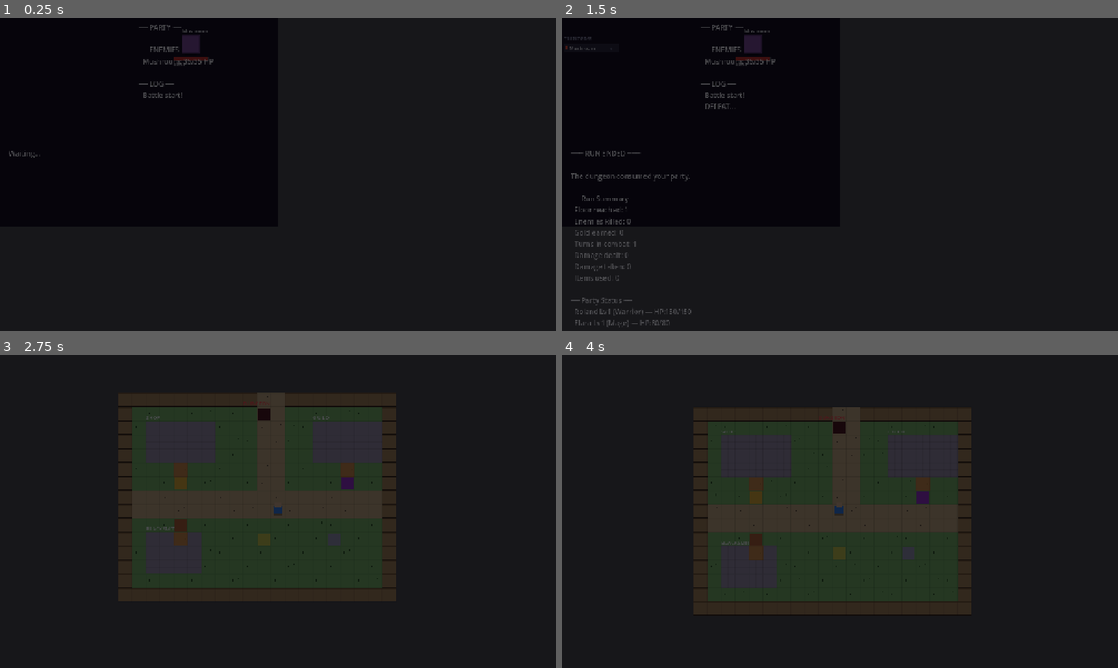
Above: before the commit, frames 1-4 (two rows, left to right).
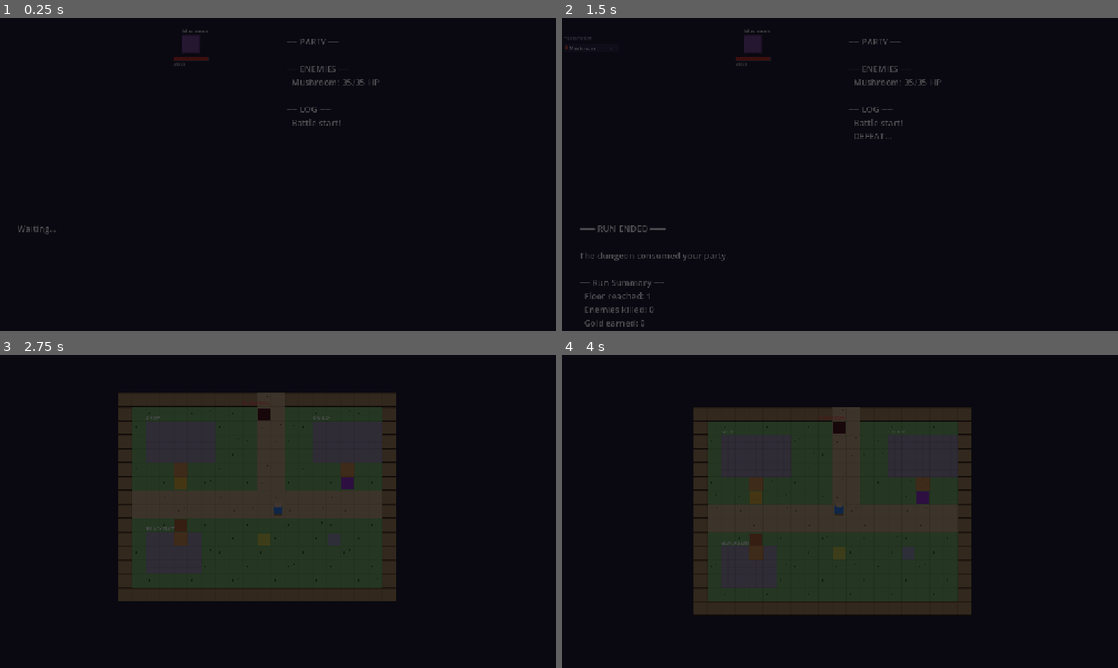
Above: after the commit, the same moments.

Repository: Uncanny177/GDscript-Dev---Prog.1
Game: Godot game, scene res://scenes/combat/combat.tscn
The game is run twice, just before and just after one commit, with the same random seed, the same clock (stepped at 60 frames per second) and the same inputs. This scene is started directly instead of the project's main scene.
Inputs:
- Up to frame 1 (0.25 s): no input
- Up to frame 2 (1.5 s): tap Enter (ui_accept) at 0.5, 0.77, 1.25 s; hold D (move_right) 0.53-1.28 s; tap E (interact) at 0.6 s; hold S (move_down) from 1.28 s (still down); tap 1 at 1.35 s
- Up to frame 3 (2.75 s): tap Enter (ui_accept) at 1.52 s; release S (move_down) at 2.03 s; hold D (move_right) from 2.03 s (still down); tap 2 at 2.1 s
- Up to frame 4 (4 s): release D (move_right) at 2.78 s; hold W (move_up) 2.78-3.53 s; tap 3 at 2.85 s; tap Enter (ui_accept) at 3.02, 3.77 s; hold A (move_left) from 3.53 s (still down); tap 4 at 3.6 s

The runs differ from the first frame. In frame 1, 0.6% of the frame differs, in the area x 1-69%, y 2-70%; in frame 2, 2.1%, in the area x 1-69%, y 2-99%; in frame 3, less than 0.1%; in frame 4, less than 0.1%.

Commit message:
fix: Combat fills screen + non-black clear color
Combat scene (was stuck at 640x480 quadrant):
- Background ColorRect: fixed 640x480 -> full-screen anchors (preset 15)
- InfoLabel + LogLabel repositioned for 1280x720 layout, bigger font
- Background color lightened slightly

Rendering:
- default_clear_color set to dark indigo (0.13,0.12,0.18) instead of
  pure black — softens the void areas around the dungeon

Diff:
--- a/project.godot
+++ b/project.godot
@@ -123,3 +123,4 @@
 textures/canvas_textures/default_texture_filter=0
 renderer/rendering_method="gl_compatibility"
 renderer/rendering_method.mobile="gl_compatibility"
+environment/defaults/default_clear_color=Color(0.13, 0.12, 0.18, 1)
--- a/scenes/combat/combat.tscn
+++ b/scenes/combat/combat.tscn
@@ -6,22 +6,27 @@
 script = ExtResource("1")
 
 [node name="Background" type="ColorRect" parent="."]
-offset_right = 640.0
-offset_bottom = 480.0
-color = Color(0.08, 0.06, 0.1, 1.0)
+anchors_preset = 15
+anchor_right = 1.0
+anchor_bottom = 1.0
+offset_right = 0.0
+offset_bottom = 0.0
+color = Color(0.14, 0.11, 0.18, 1.0)
 
 [node name="CanvasLayer" type="CanvasLayer" parent="."]
 
 [node name="InfoLabel" type="Label" parent="CanvasLayer"]
-offset_left = 20.0
-offset_top = 300.0
-offset_right = 300.0
-offset_bottom = 470.0
+offset_left = 40.0
+offset_top = 470.0
+offset_right = 620.0
+offset_bottom = 700.0
+theme_override_font_sizes/font_size = 20
 text = "Waiting..."
 
 [node name="LogLabel" type="Label" parent="CanvasLayer"]
-offset_left = 320.0
-offset_top = 10.0
-offset_right = 630.0
-offset_bottom = 470.0
+offset_left = 660.0
+offset_top = 40.0
+offset_right = 1240.0
+offset_bottom = 700.0
+theme_override_font_sizes/font_size = 20
 text = "Combat loading..."
